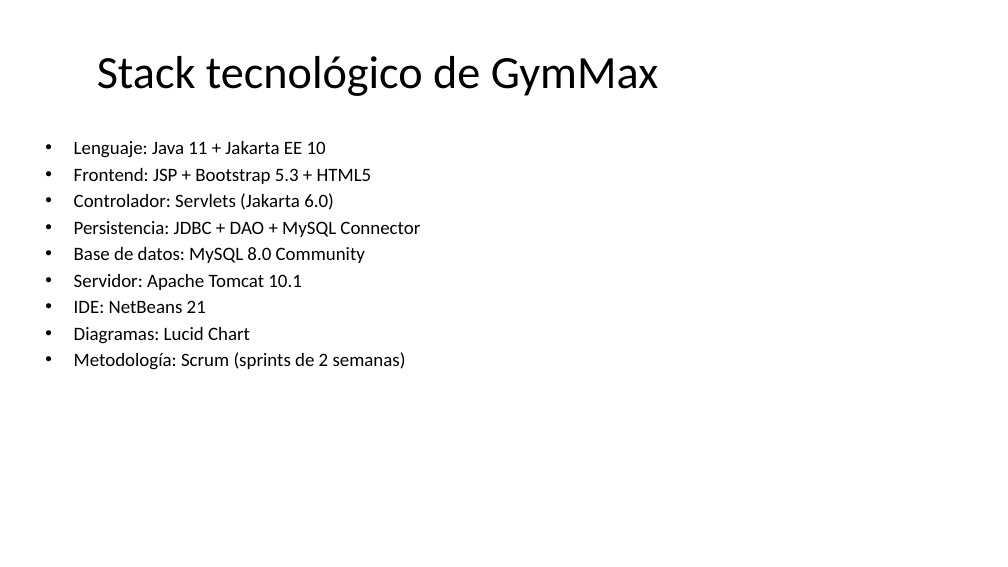
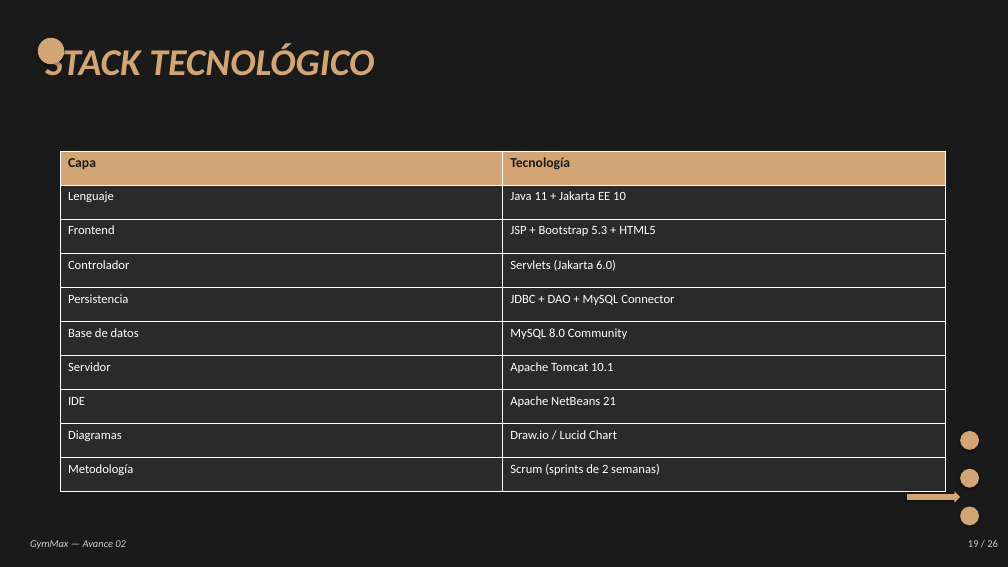
Before and after one commit to DPI9/gymmax-grupo3, a slide deck: slide 19 of Avance02/GymMax_Avance02.pptx. Drawn at 1008x567 pixels with LibreOffice and Linux fonts; fonts in the diff are those of the drawing. Boxes give left, top, right and bottom in pixels: in the first picture for what was removed or moved away, otherwise in the second. Text is boxed around its words. In the diff, an @@ line names an element or a change of style, - is before the commit and + after.

Commit message:
Mejorar PowerPoint con estilo visual del Avance 01 (fondo negro, beige, italic)

```diff
--- a/Avance02/GymMax_Avance02.pptx
+++ b/Avance02/GymMax_Avance02.pptx
@@ background #FFFFFF to #1A1A1A @@
@@ ellipse added at (38, 38, 64, 64), fill #D4A574 @@
@@ text at (45, 44, 374, 76): text changed; size 44 to 36 pt; text colour #000000 to #D4A574; bold on; italic on @@
-Stack tecnológico de GymMax
+STACK TECNOLÓGICO
@@ text "STACK TECNOLÓGICO" at (45, 44, 374, 76): vertical alignment middle to top @@
@@ text removed at (74, 141, 420, 370) @@
-• Lenguaje: Java 11 + Jakarta EE 10
-• Frontend: JSP + Bootstrap 5.3 + HTML5
-• Controlador: Servlets (Jakarta 6.0)
-• Persistencia: JDBC + DAO + MySQL Connector
-• Base de datos: MySQL 8.0 Community
-• Servidor: Apache Tomcat 10.1
-• IDE: NetBeans 21
-• Diagramas: Lucid Chart
-• Metodología: Scrum (sprints de 2 semanas)
@@ table added at (60, 151, 945, 492), 10 rows, 2 columns @@
+Capa | Tecnología
+Lenguaje | Java 11 + Jakarta EE 10
+Frontend | JSP + Bootstrap 5.3 + HTML5
+Controlador | Servlets (Jakarta 6.0)
+Persistencia | JDBC + DAO + MySQL Connector
+Base de datos | MySQL 8.0 Community
+Servidor | Apache Tomcat 10.1
+IDE | Apache NetBeans 21
+Diagramas | Draw.io / Lucid Chart
+Metodología | Scrum (sprints de 2 semanas)
@@ ellipse added at (960, 431, 979, 450), fill #D4A574 @@
@@ ellipse added at (960, 469, 979, 488), fill #D4A574 @@
@@ right arrow added at (907, 492, 960, 503), fill #D4A574 @@
@@ ellipse added at (960, 507, 979, 526), fill #D4A574 @@
@@ text added at (30, 540, 126, 549), 10 pt, text #CCCCCC, italic @@
+GymMax — Avance 02
@@ text added at (968, 540, 998, 547), 10 pt, text #CCCCCC @@
+19 / 26
```
Also in this commit, not shown: 19 other slides changed, 6 slides added, 6 slides removed, 4 other files.
